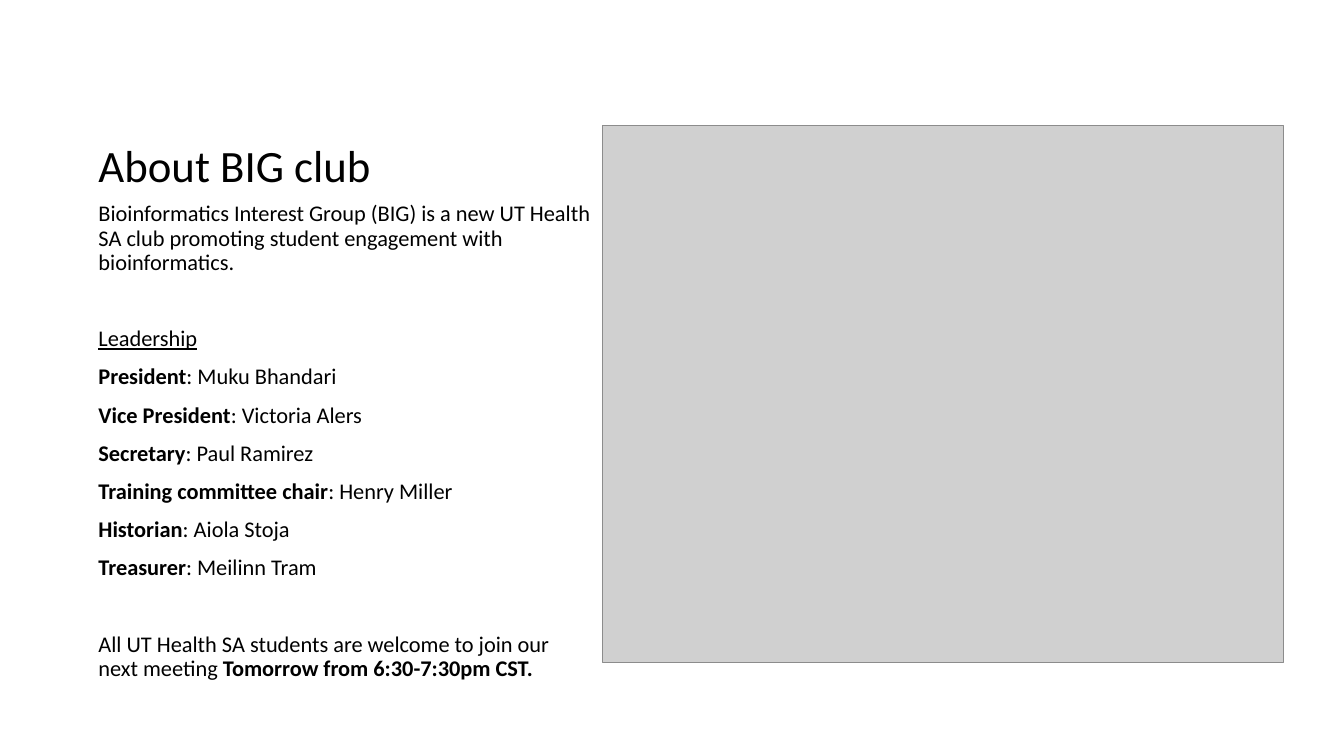
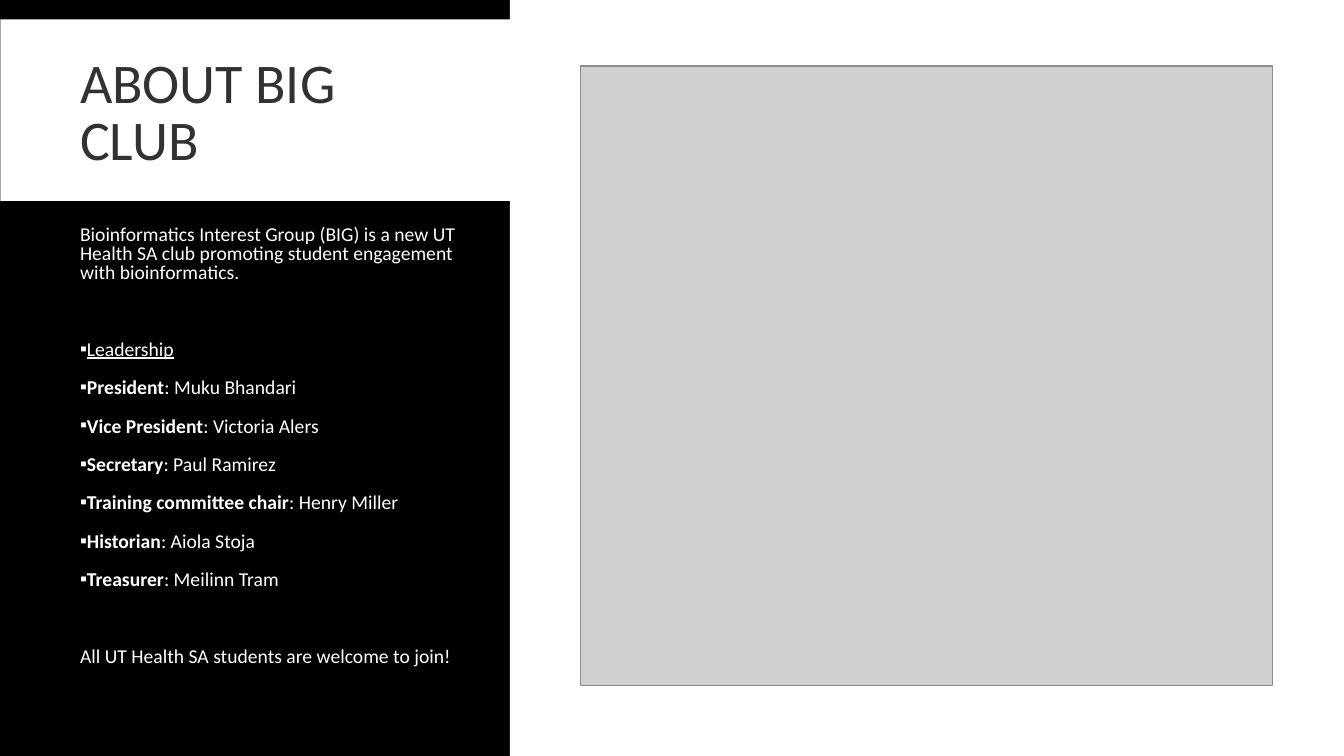
Before and after one commit to bigbioinformatics/Biomedical-ML-with-Python, a slide deck: slide 42 of Module_1/Module 1.pptx (slide 29 before the commit). Drawn at 1344x756 pixels with LibreOffice and Linux fonts; fonts in the diff are those of the drawing; grey boxes stand for pictures; background and template pictures are left out. Boxes give left, top, right and bottom in pixels: in the first picture for what was removed or moved away, otherwise in the second. Text is boxed around its words. In the diff, an @@ line names an element or a change of style, - is before the commit and + after.

```diff
--- a/Module_1/Module 1.pptx
+++ b/Module_1/Module 1.pptx
@@ background #FFFFFF to picture (left out) @@
@@ rectangle added at bbox=[0, 19, 1344, 201], fill #FFFFFF @@
@@ rectangle added at bbox=[510, 0, 1344, 756], fill #FFFFFF @@
@@ title "ABOUT BIG CLUB" at bbox=[80, 66, 336, 161]: vertical alignment bottom to middle @@
@@ title at bbox=[80, 66, 336, 161]: text changed; size 32 to 40 pt; text colour #000000 to #323232 @@
-About BIG club
+ABOUT BIG CLUB
@@ picture: place and size @@
-picture at bbox=[603, 125, 1284, 662]
+picture at bbox=[580, 66, 1272, 686]
@@ text "Bioinformatics Interest Group (BIG) is ...": place and size @@
-text "Bioinformatics Interest Group (BIG) is ..." at bbox=[98, 205, 590, 680]
+text "Bioinformatics Interest Group (BIG) is ..." at bbox=[80, 227, 455, 667]
@@ text at bbox=[80, 227, 455, 586]: size 16 to 14 pt, text colour #000000 to #FFFFFF in "Bioinformatics Interest Group (BIG) is a new ...", "Leadership", "President: Muku Bhandari", "Vice President: Victoria Alers" and 4 more places; line spacing 0.9 to 0.8; more space between paragraphs; bullet none to ▪ @@
@@ text at bbox=[80, 649, 450, 667]: text changed; size 16 to 14 pt; text colour #000000 to #FFFFFF @@
-All UT Health SA students are welcome to join our next meeting Tomorrow from 6:30-7:30pm CST.
+All UT Health SA students are welcome to join!
```
Also in this commit, not shown: 54 other slides changed, 28 slides added, 18 slides removed.
